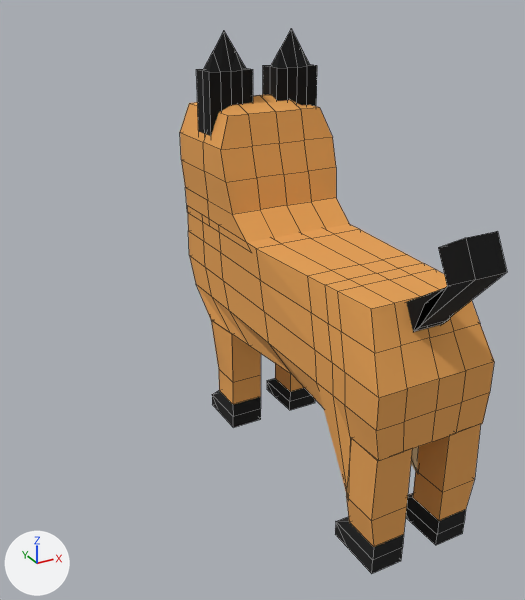
The Blender file blender/newdog.blend as it was, and as the next commit left it.
Rendered twice from a camera (50 mm lens) standing at (-6.15, -9.29, 7.0) and looking at (-0.39, 1.18, 1.76). Every picture has the same lights, and +X, +Y and +Z are marked at lower left. The picture after the commit comes second. Mesh edges are drawn as thin lines.

The first picture shows '立方体', '立方体.001', '立方体.002', '立方体.003', '立方体.004', '立方体.005', '立方体.006', '立方体.007', '立方体.008'.
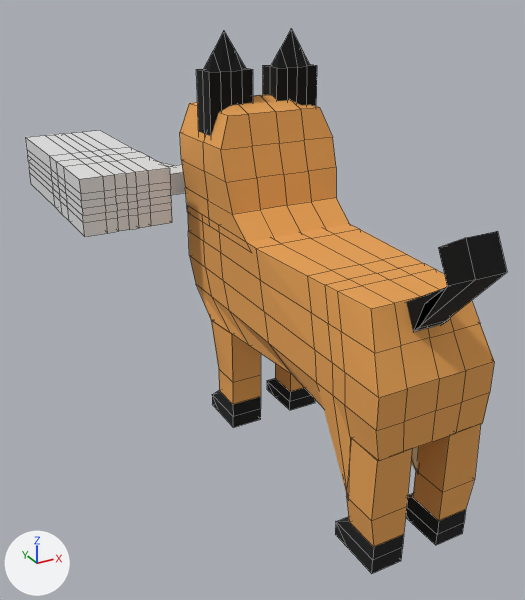
Location of each change, [x1, y1, x2, y2] in pixels of the pictures (525 x 600 px):
'立方体.014', added
    after: [25, 130, 174, 237]
'立方体.012', added
    after: [167, 165, 186, 195]

The change, as a diff of the scene's bpy script:
```diff
--- a/blender/newdog.blend.py
+++ b/blender/newdog.blend.py
@@ me_立方体_014 @@
+me_立方体_014.from_pydata(...)  # 170 vertices, 168 faces; spans x -1.0..2.05, y -1.0..1.56, z -1.0..1.0
@@ me_立方体_012 @@
+me_立方体_012.from_pydata(...)  # a box spanning x -1.0..1.0, y -1.0..1.0, z -1.0..1.0
@@ ob_立方体_014 @@
+ob_立方体_014 = bpy.data.objects.new('立方体.014', me_立方体_014)
+ob_立方体_014.location = (-2.31, 4.51, 3.5)
+ob_立方体_014.scale = (0.8, 2.0, 0.5)
@@ ob_立方体_012 @@
+ob_立方体_012 = bpy.data.objects.new('立方体.012', me_立方体_012)
+ob_立方体_012.location = (-0.5, 3.6, 3.49)
+ob_立方体_012.scale = (1.0, 0.3, 0.2)
```
